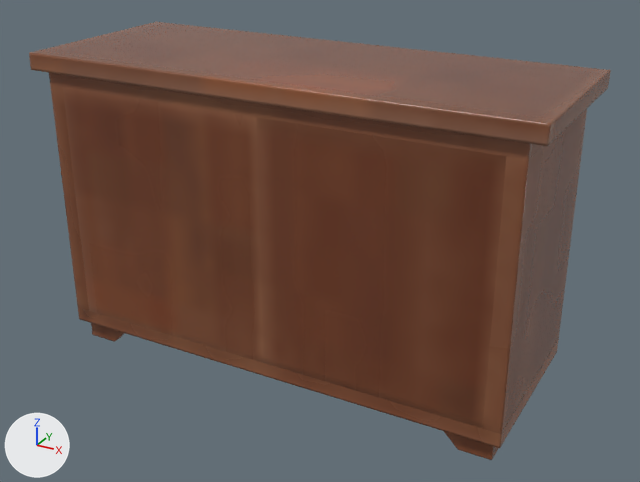
What one commit did to the glTF model Unpack/4.0.0/romfs/arc/data.trpfs/virtual_converted/field_graphic/common_model/a_com_house_obj/a_com_house_a01_shelf01_brown/a_com_house_a01_shelf01_brown.gltf.
The view is the same before and after, from a 50 mm camera at (1.234, -2.177, 1.492) aimed at (0.042, -0.009, 0.408). Arrows for +X, +Y and +Z are at lower left; the lights stay in place. The older version comes first. Where no turn or scale is listed for an object, it has been applied to the vertices.

Objects in the first picture: 'a_com_house_a01_shelf01_mesh1_shape:a_com_house_a01_shelf01_02'.
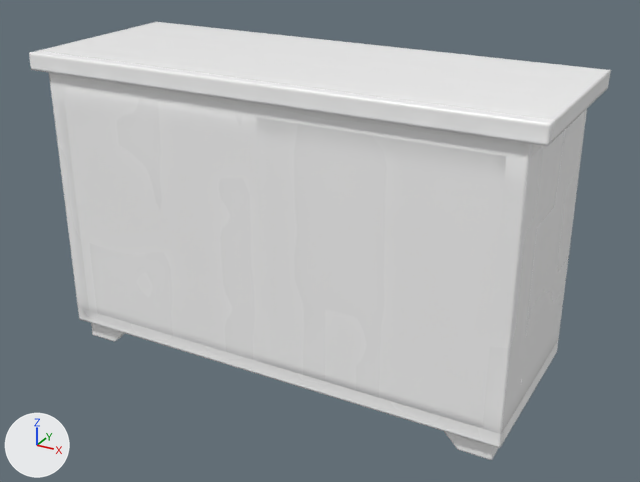
Edits to the scene script, one JSON object a line:
```json
{"block": "mat_a_com_house_a01_shelf01_02", "change": "nodes: BsdfPrincipled, NormalMap, OutputMaterial, SeparateColor, TexImage x3"}
{"block": "mat_a_com_house_a01_shelf01_02", "change": "uses the picture img_a_com_house_a01_shelf01_02_alb_png"}
{"block": "mat_a_com_house_a01_shelf01_02", "change": "nodes: BsdfPrincipled, NormalMap, OutputMaterial, SeparateColor, TexImage x2"}
{"block": "mat_a_com_house_a01_shelf01_02", "change": "colours: white #ffffff"}
```

Boxes (x1, y1, x2, y2) around the edits, measured in the pictures (640 x 482 px):
```json
{"object": "a_com_house_a01_shelf01_mesh1_shape:a_com_house_a01_shelf01_02", "change": "surface changed", "before": [29, 22, 611, 460], "after": [29, 22, 611, 460], "on screen": "brown to grey"}
```
